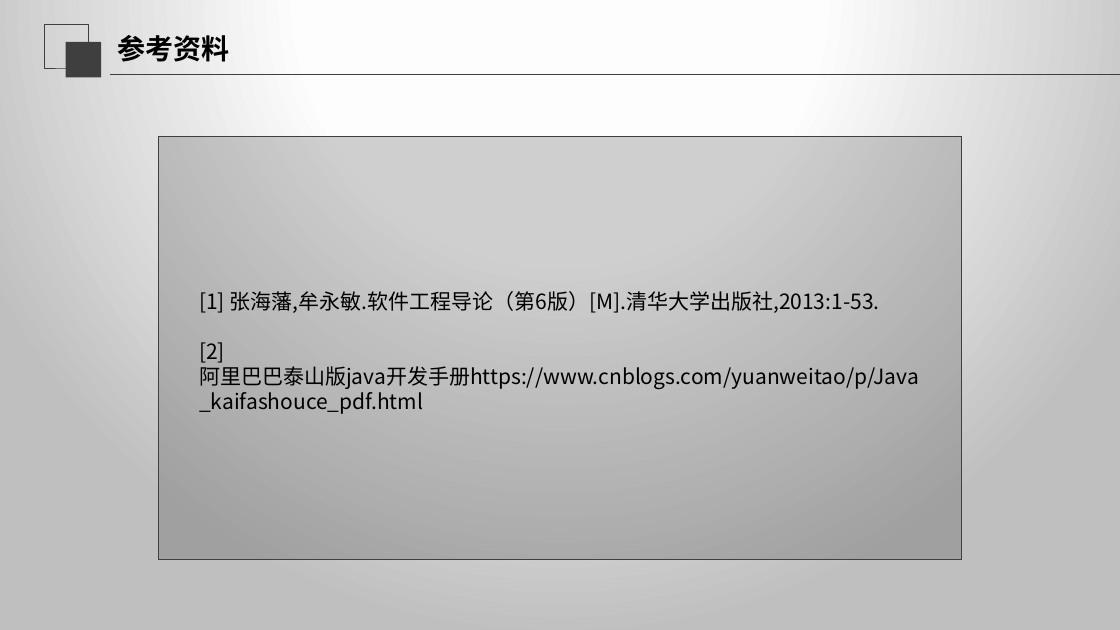
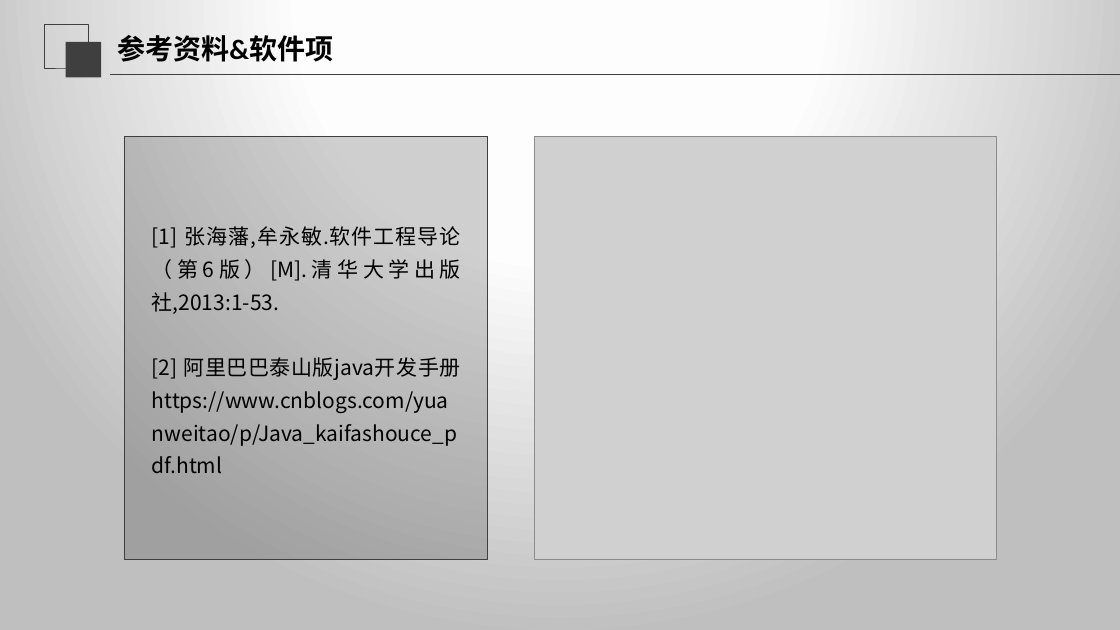
Before and after one commit to SE2020-G02/OurSudoku, a slide deck: slide 76 of SE2020-G02-实现阶段/翻转课堂 7.6白盒测试.pptx (slide 71 before the commit). Drawn at 1120x630 pixels with LibreOffice and Linux fonts; fonts in the diff are those of the drawing; grey boxes stand for pictures. Boxes give left, top, right and bottom in pixels: in the first picture for what was removed or moved away, otherwise in the second. Text is boxed around its words. In the diff, an @@ line names an element or a change of style, - is before the commit and + after.

```diff
--- a/SE2020-G02-实现阶段/翻转课堂 7.6白盒测试.pptx
+++ b/SE2020-G02-实现阶段/翻转课堂 7.6白盒测试.pptx
@@ title at <box>117,35,333,62</box>: text changed @@
-参考资料
+参考资料&软件项
@@ rounded rectangle: place and size @@
-rounded rectangle at <box>159,137,961,560</box>
+rounded rectangle at <box>124,137,487,560</box>
@@ picture added at <box>535,137,997,560</box> @@
@@ text "[1] 张海藩,牟永敏.软件工程导论（第6版）[M].清华大学出版社,2013:1-53.": place and size @@
-text "[1] 张海藩,牟永敏.软件工程导论（第6版）[M].清华大学出版社,2013:1-53." at <box>199,291,919,389</box>
+text "[1] 张海藩,牟永敏.软件工程导论（第6版）[M].清华大学出版社,2013:1-53." at <box>152,226,461,473</box>
@@ text "[1] 张海藩,牟永敏.软件工程导论（第6版）[M].清华大学出版社,2013:1-53." at <box>152,226,461,473</box>: alignment left to justified; line spacing 1 to 1.3 @@
```
Also in this commit, not shown: 20 other slides changed, 6 slides added, 1 slide removed, 2 other files.
